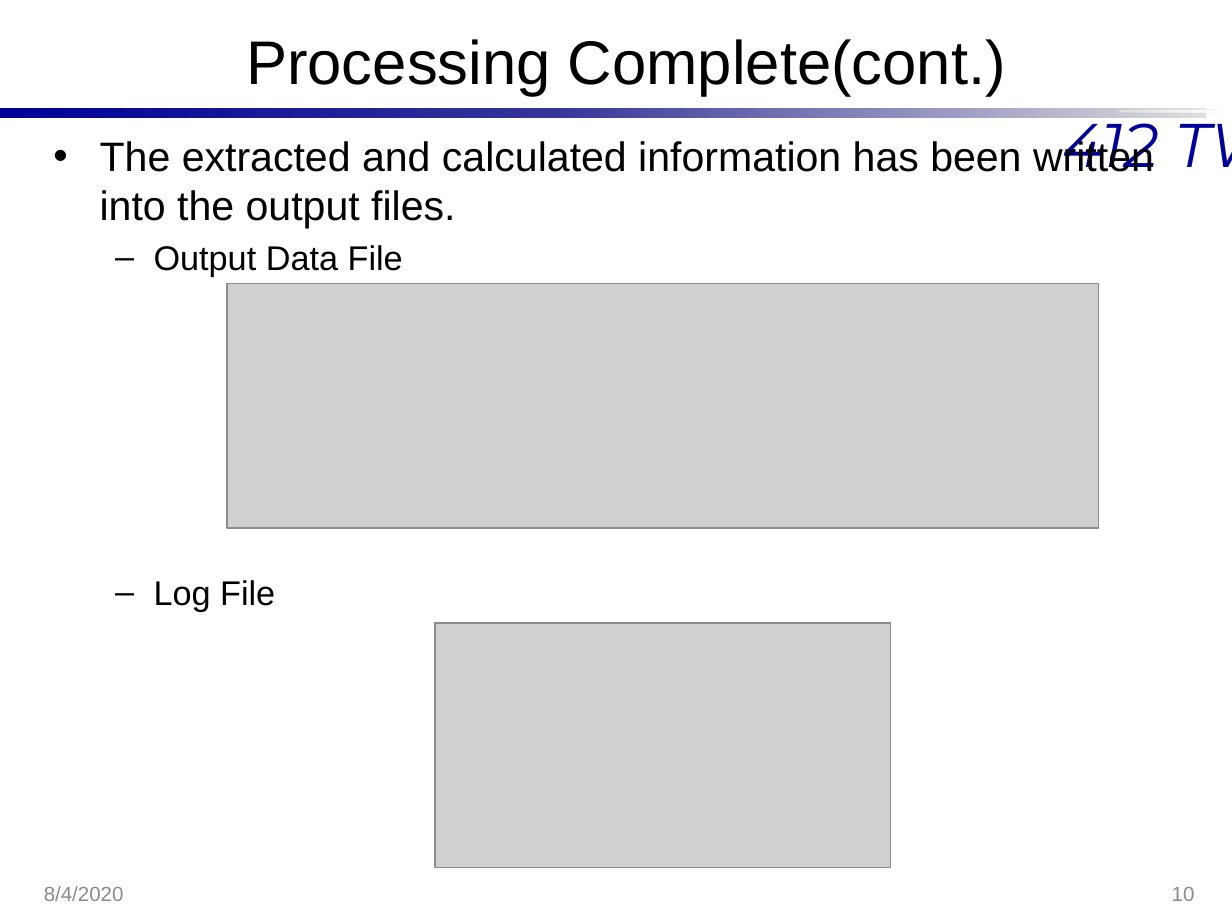
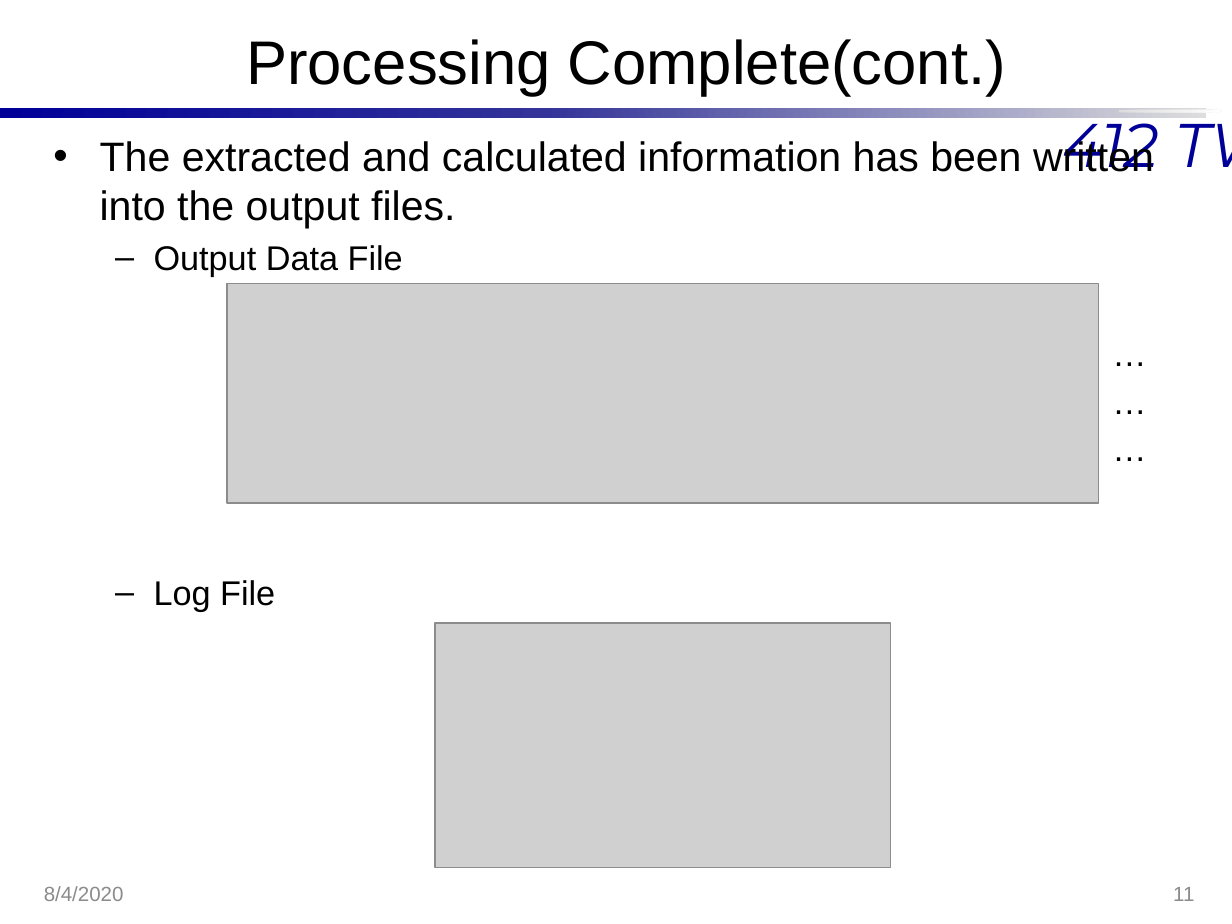
Before and after one commit to Hannsel101/PCIP_Intern_Proj_1, a slide deck: slide 11 of BestXYZ_Presentation.pptx (slide 10 before the commit). Drawn at 1232x924 pixels with LibreOffice and Linux fonts; fonts in the diff are those of the drawing; grey boxes stand for pictures; background and template pictures are left out. Boxes give left, top, right and bottom in pixels: in the first picture for what was removed or moved away, otherwise in the second. Text is boxed around its words. In the diff, an @@ line names an element or a change of style, - is before the commit and + after.

```diff
--- a/BestXYZ_Presentation.pptx
+++ b/BestXYZ_Presentation.pptx
@@ text at <box>100,139,1154,612</box>: paragraphs added @@
+  …
+  …
+  …
@@ picture: place and size @@
-picture at <box>227,283,1098,527</box>
+picture at <box>227,283,1098,503</box>
@@ page number at <box>1173,887,1194,901</box>: text changed @@
-10
+11
```
Also in this commit, not shown: 5 other slides changed, 1 slide added.
